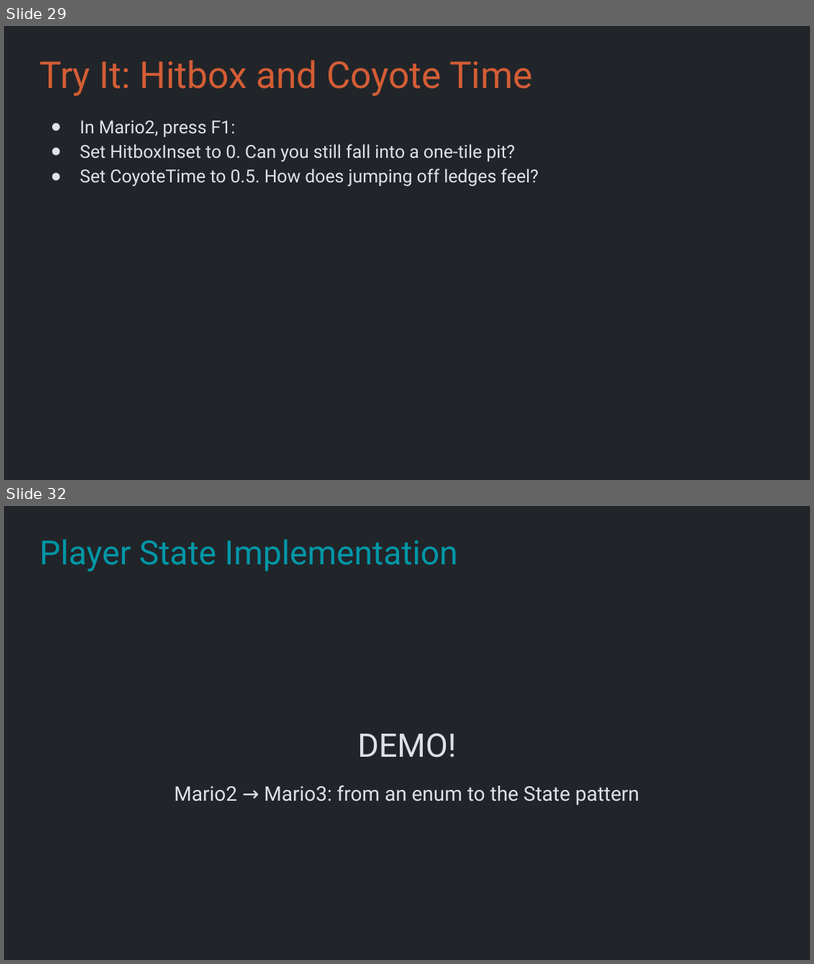
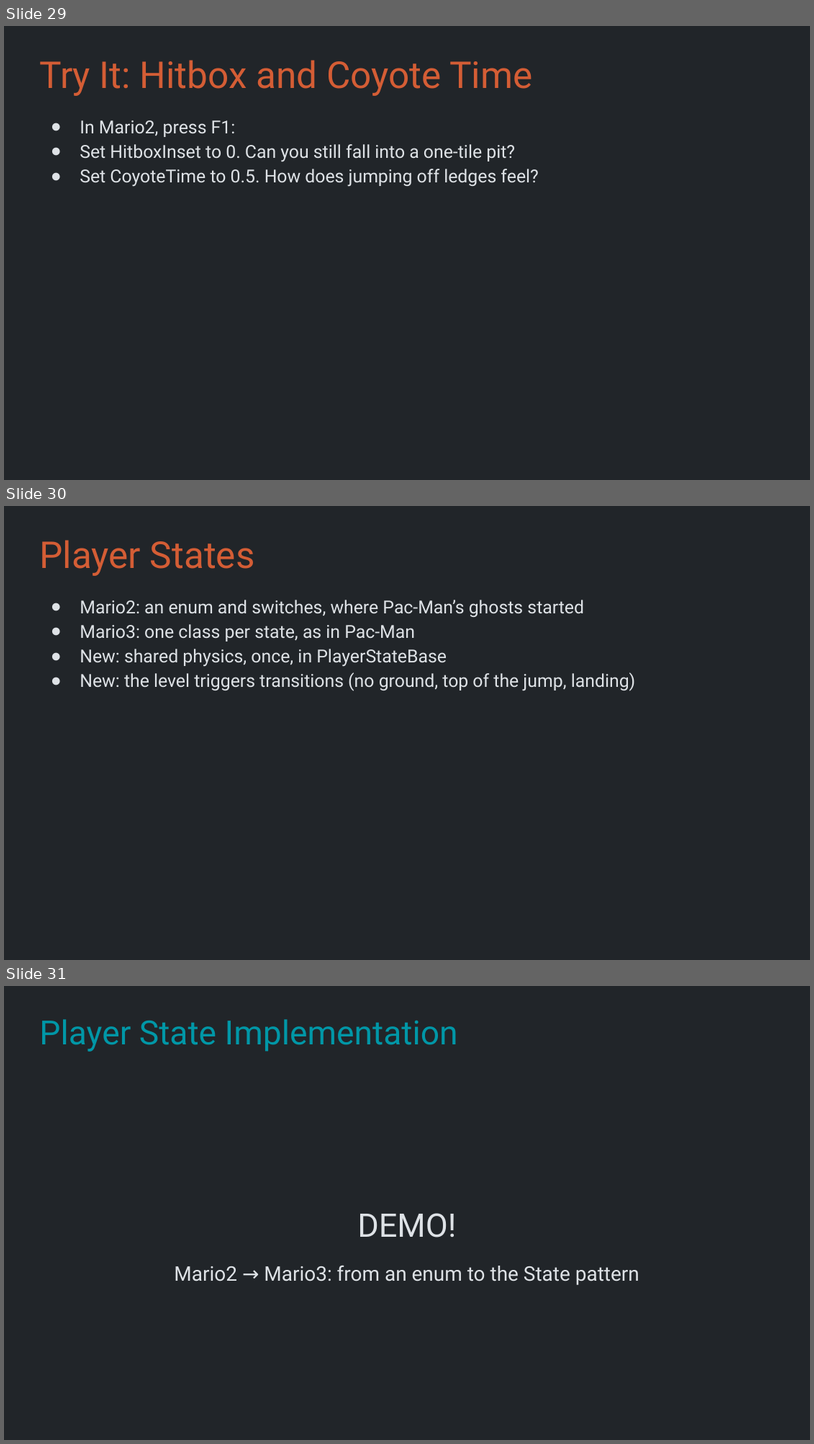
Before and after one commit to Metamate/gar, a slide deck: slides/06 Super Mario Bros.pptx. Shown one above the other, each under a label of ours: slides 29 and 32 before the commit, slides 29, 30 and 31 after it; the slides between them are not shown. The pictures are 814x964 and 814x1444 pixels, drawn with LibreOffice and Linux fonts; fonts in the diff are those of the drawing. Boxes give left, top, right and bottom in pixels: in the first picture for what was removed or moved away, otherwise in the second. Text is boxed around its words. In the diff, an @@ line names an element or a change of style, - is before the commit and + after.

```diff
--- a/slides/06 Super Mario Bros.pptx
+++ b/slides/06 Super Mario Bros.pptx
@@ slide 30 added at (4, 506, 810, 960), background #212529 @@
@@ title added at (39, 540, 255, 576), 33 pt, text #D45D35 @@
+Player States
@@ text added at (80, 600, 636, 691), 16 pt, text #DEE2E6 @@
+● Mario2: an enum and switches, where Pac-Man’s ghosts started
+● Mario3: one class per state, as in Pac-Man
+● New: shared physics, once, in PlayerStateBase
+● New: the level triggers transitions (no ground, top of the jump, landing)
@@ what was slide 32 is now slide 31 @@
```
Also in this commit, not shown: 1 slide changed, 2 slides removed, 25 other files.
